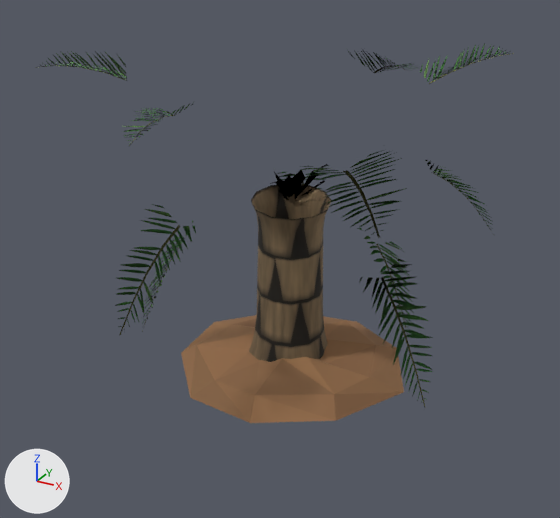
Renders of the glTF model game/assets/models/ZB_agac_hurma_a3.glb from each side of a commit.
Rendered twice from a camera (50 mm lens) standing at (0.974, -1.832, 1.256) and looking at (-0.003, -0.054, 0.368). The lights are fixed; the arrows at lower left show +X, +Y and +Z. The older version comes first. Vertices at exactly the same position are counted once.

The first picture shows 'ZB_agac_hurma_a3'.
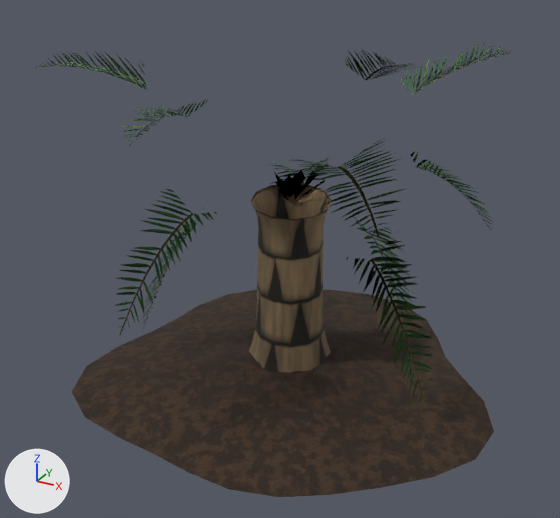
What differs and where, as boxes (x1, y1, x2, y2) in the pictures (560 x 518 px):
'ZB_agac_hurma_a3', reshaped (19% taller)
    before: (35, 43, 514, 423)
    after: (35, 43, 514, 497)
part 1 of me_zb_agac_hurma_a3, added (brown)
    after: (72, 290, 494, 497)
part 2 of me_zb_agac_hurma_a3, deleted (brown)
    before: (181, 315, 404, 423)
part 3 of me_zb_agac_hurma_a3, recoloured
    both: (123, 54, 440, 407)

Patch to the scene script:
```diff
--- a/game/assets/models/ZB_agac_hurma_a3.glb.py
+++ b/game/assets/models/ZB_agac_hurma_a3.glb.py
@@ img_yuzey_toprak_png @@
+img_yuzey_toprak_png = load_image('yuzey_toprak.png', '../dokular/yuzey_toprak.png', 512, 512, 'sRGB')
@@ mat_yuzey_toprak @@
+mat_yuzey_toprak = bpy.data.materials.new('yuzey_toprak')
+# uses the picture img_yuzey_toprak_png
@@ me_zb_agac_hurma_a3 @@
 # used by ob_zb_agac_hurma_a3; location = (0.0, 0.0, 0.0)
-me_zb_agac_hurma_a3.from_pydata(...)  # 561 vertices, 806 faces; spans x -0.659..0.588, y -0.631..0.657, z -0.045..1.065
+me_zb_agac_hurma_a3.from_pydata(...)  # 757 vertices, 1172 faces; spans x -0.659..0.638, y -0.631..0.657, z -0.045..1.065
+# me_zb_agac_hurma_a3 part 1: a new loose piece of 225 vertices spanning x -0.576..0.638, y -0.552..0.623, z -0.035..0.046, in mat_yuzey_toprak
+# me_zb_agac_hurma_a3 part 2
+# 29 vertices are removed from x -0.346..0.37, y -0.332..0.342, z 0.0..0.078
+# 54 faces are deleted
+# me_zb_agac_hurma_a3 part 3: 730 kept faces spanning x -0.659..0.588, y -0.631..0.657, z -0.045..1.065 get new vertex colours
 me_zb_agac_hurma_a3.materials.append(mat_kabuk_hurma)
 me_zb_agac_hurma_a3.materials.append(mat_yaprak_hurma)
-me_zb_agac_hurma_a3.materials.append(mat_mat)
+me_zb_agac_hurma_a3.materials.append(mat_yuzey_toprak)
```
